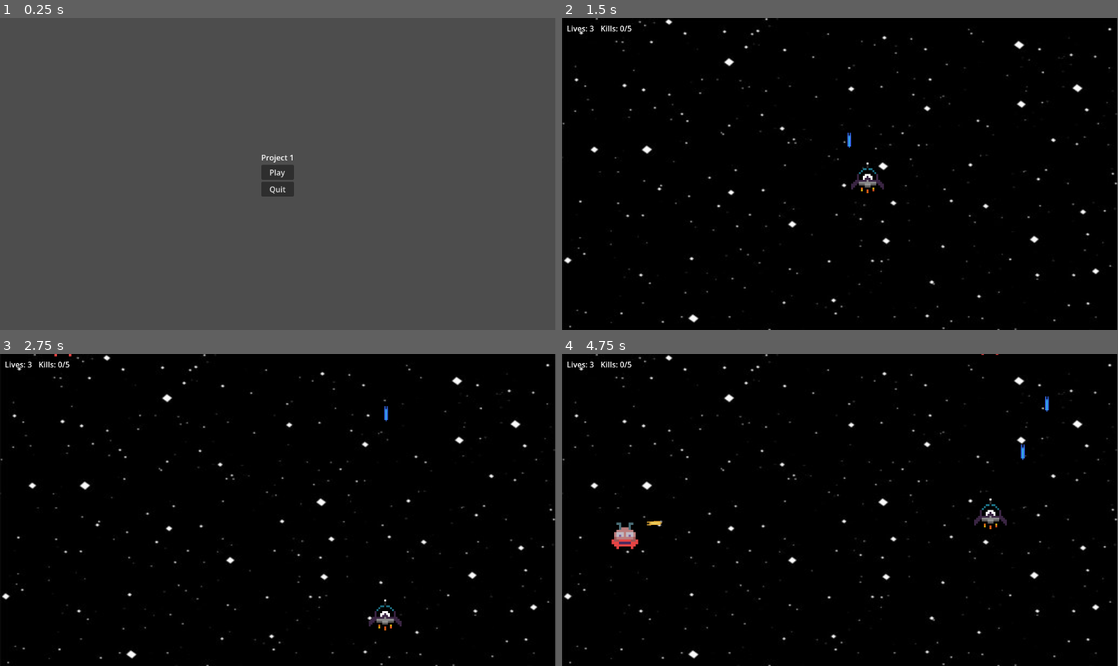
Above: before the commit, frames 1-4 (two rows, left to right).
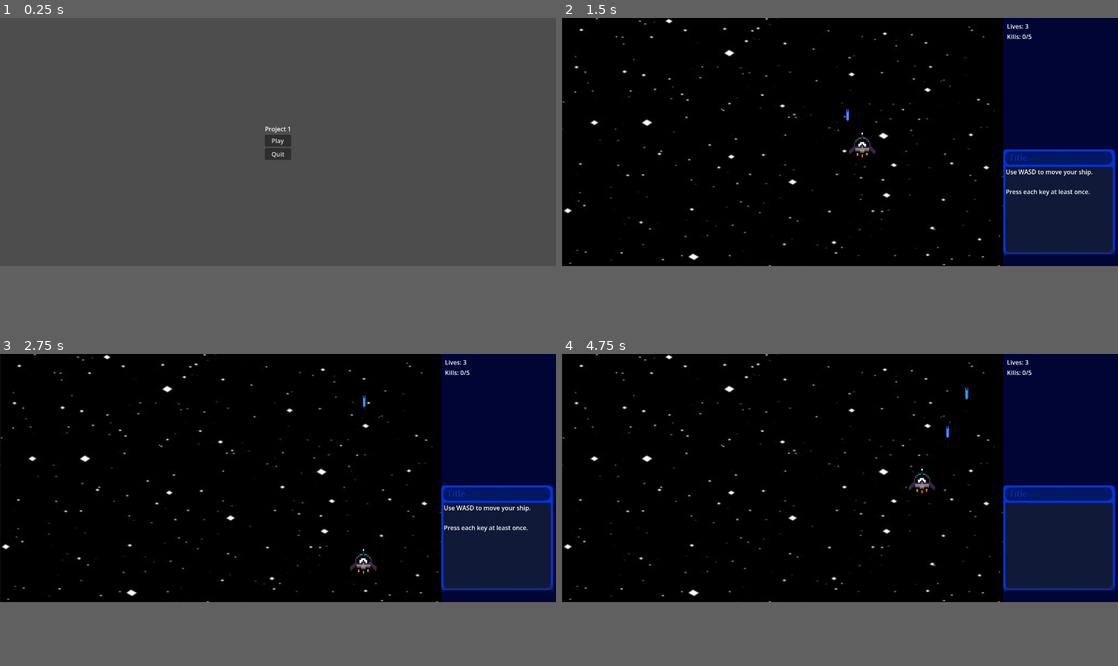
Above: after the commit, the same moments.

Repository: Infermannn/Point-of-No-Return
Game: Godot game, scene res://menu.tscn
Same seed, same stepped clock (60 frames per second), same inputs: the game is played once before the commit and once after it.
Inputs:
- Up to frame 1 (0.25 s): no input
- Up to frame 2 (1.5 s): click "Play" at 0.5 s; tap Z at 1.25 s; hold D from 1.28 s (still down); hold Z from 1.28 s (still down); tap Space (shoot, bound only after the commit) at 1.35 s
- Up to frame 3 (2.75 s): tap Enter (ui_accept) at 1.52, 2.27 s; release D at 2.03 s; release Z at 2.03 s; hold S from 2.03 s (still down); tap Z at 2.1 s; tap Space (shoot, bound only after the commit) at 2.3 s
- Up to frame 4 (4.75 s): release S at 2.78 s; hold D 2.78-3.53 s; hold Z 2.78-3.53 s; tap Space (shoot, bound only after the commit) at 2.85, 3.8, 4.35 s; hold W 3.53-4.28 s; tap Z at 3.6 s; tap Enter (ui_accept) at 3.77, 4.52 s; hold A from 4.28 s (still down); hold Z from 4.28 s (still down)
In our replay, the window is 799x449 before the commit and 800x357 after it. These sizes can differ from the game's own. Grey fills any space a smaller window leaves; there, only what the larger window draws over its background counts as a difference.

The runs differ from the first frame. In frame 1, 0.9% of the frame differs, in the area x 47-53%, y 34-58%; in frame 2, 19%; in frame 3, 19%; in frame 4, 19%, in the area x 0-100%, y 0-100%.

Commit message:
added tutorial, HUD, changed enemy movement, colisions with enemies

Diff:
--- a/enemy.tscn
+++ b/enemy.tscn
@@ -5,7 +5,8 @@
 
 [sub_resource type="RectangleShape2D" id="RectangleShape2D_4gyqm"]
 
-[node name="Enemy" type="Area2D" unique_id=1919326434]
+[node name="Enemy" type="Area2D" unique_id=1919326434 groups=["enemy"]]
+collision_layer = 4
 script = ExtResource("1_4gyqm")
 
 [node name="Sprite2D" type="Sprite2D" parent="." unique_id=1868867608]
--- /dev/null
+++ b/level1.tscn
@@ -0,0 +1,66 @@
+[gd_scene format=3 uid="uid://ctjn0nbgn4wkp"]
+
+[ext_resource type="Script" uid="uid://cktanxix855r2" path="res://scripts/world.gd" id="1_v38iq"]
+[ext_resource type="Texture2D" uid="uid://rp7fgxat4jbd" path="res://space2.jpg" id="2_v8kj3"]
+[ext_resource type="Script" uid="uid://d3orxh3y5biky" path="res://scripts/background.gd" id="3_crycw"]
+[ext_resource type="PackedScene" uid="uid://df73ww2y0343v" path="res://player.tscn" id="4_i2041"]
+[ext_resource type="Script" uid="uid://dfbyyofu1o2m3" path="res://scripts/tutorial.gd" id="5_v8kj3"]
+[ext_resource type="Texture2D" uid="uid://c5q4fo438v8ov" path="res://dialogwindowv2.png" id="6_crycw"]
+
+[node name="level1" type="Node2D" unique_id=1221982499 groups=["world"]]
+script = ExtResource("1_v38iq")
+
+[node name="Background" type="Sprite2D" parent="." unique_id=1582539085]
+texture = ExtResource("2_v8kj3")
+script = ExtResource("3_crycw")
+
+[node name="Player" parent="." unique_id=1975230303 instance=ExtResource("4_i2041")]
+
+[node name="HUDPanel" type="ColorRect" parent="." unique_id=1778131552]
+offset_left = 1152.0
+offset_right = 1452.0
+offset_bottom = 648.0
+color = Color(0.0002861313, 0.021553757, 0.2125366, 1)
+
+[node name="VBoxContainer" type="VBoxContainer" parent="HUDPanel" unique_id=1744388983]
+layout_mode = 0
+offset_left = 10.0
+offset_top = 10.0
+offset_right = 50.0
+offset_bottom = 50.0
+
+[node name="LivesLabel" type="Label" parent="HUDPanel/VBoxContainer" unique_id=31265183 groups=["lives_label"]]
+layout_mode = 2
+text = "Lives: 3"
+
+[node name="KillsLabel" type="Label" parent="HUDPanel/VBoxContainer" unique_id=661665204 groups=["kills_label"]]
+layout_mode = 2
+text = "Kills: 0/5"
+
+[node name="TextureRect" type="TextureRect" parent="HUDPanel" unique_id=1932503739]
+layout_mode = 1
+anchors_preset = 2
+anchor_top = 1.0
+anchor_bottom = 1.0
+offset_top = -305.0
+offset_right = 324.0
+grow_vertical = 0
+scale = Vector2(0.9, 0.9)
+texture = ExtResource("6_crycw")
+
+[node name="Panel" type="Panel" parent="HUDPanel" unique_id=1541664211]
+layout_mode = 0
+offset_left = 7.0
+offset_top = 390.0
+offset_right = 287.0
+offset_bottom = 614.0
+
+[node name="Label" type="Label" parent="HUDPanel/Panel" unique_id=2053368737]
+layout_mode = 1
+anchors_preset = 15
+anchor_right = 1.0
+anchor_bottom = 1.0
+grow_horizontal = 2
+grow_vertical = 2
+autowrap_mode = 2
+script = ExtResource("5_v8kj3")
--- a/player.tscn
+++ b/player.tscn
@@ -6,7 +6,7 @@
 [sub_resource type="RectangleShape2D" id="RectangleShape2D_onrkg"]
 
 [node name="Player" type="Area2D" unique_id=1102285899]
-collision_mask = 2
+collision_mask = 6
 script = ExtResource("1_4flbx")
 
 [node name="Sprite2D" type="Sprite2D" parent="." unique_id=2130151358 groups=["player"]]
--- a/project.godot
+++ b/project.godot
@@ -15,6 +15,18 @@
 config/features=PackedStringArray("4.6", "Forward Plus")
 config/icon="res://icon.svg"
 
+[display]
+
+window/size/viewport_width=1452
+
+[input]
+
+shoot={
+"deadzone": 0.2,
+"events": [Object(InputEventKey,"resource_local_to_scene":false,"resource_name":"","device":-1,"window_id":0,"alt_pressed":false,"shift_pressed":false,"ctrl_pressed":false,"meta_pressed":false,"pressed":false,"keycode":0,"physical_keycode":32,"key_label":0,"unicode":32,"location":0,"echo":false,"script":null)
+]
+}
+
 [physics]
 
 3d/physics_engine="Jolt Physics"
--- a/scripts/enemy.gd
+++ b/scripts/enemy.gd
@@ -1,33 +1,44 @@
-extends Node2D
+extends Area2D
 
-var speed = 200
+var speed = 100
+var reached_position = false
+var move_direction = 1
+var move_range = 100
+var start_x = 0
+
 var bullet_scene = preload("res://enemy_bullet.tscn")
 var shoot_timer = 0
 var shoot_interval = 2.0
 
+func _ready():
+	connect("area_entered", _on_area_entered)
+
 func _process(delta):
-	position.y += speed * delta
+	if not reached_position:
+		position.y += speed * delta
+		if position.y >= 300:
+			reached_position = true
+			start_x = position.x
+	else:
+		position.x += move_direction * speed * delta
+		if position.x > start_x + move_range:
+			move_direction = -1
+		if position.x < start_x - move_range:
+			move_direction = 1
 
 	shoot_timer += delta
 	if shoot_timer >= shoot_interval:
 		shoot_timer = 0
 		shoot()
 
-	if position.y > 750:
-		queue_free()
-
 func shoot():
 	var player = get_tree().get_first_node_in_group("player")
 	if player == null:
 		return
-
 	var bullet = bullet_scene.instantiate()
 	bullet.position = global_position
 	bullet.direction = (player.global_position - global_position).normalized()
 	get_parent().add_child(bullet)
-
-func _ready():
-	connect("area_entered", _on_area_entered)
 
 func _on_area_entered(area):
 	if area.is_in_group("player_bullet"):
--- a/scripts/game_over.gd
+++ b/scripts/game_over.gd
@@ -1,7 +1,7 @@
 extends Control
 
 func _on_try_again_pressed():
-	get_tree().change_scene_to_file("res://world.tscn")
+	get_tree().change_scene_to_file("res://level1.tscn")
 
 func _on_main_menu_button_pressed():
 	get_tree().change_scene_to_file("res://menu.tscn")
--- a/scripts/menu.gd
+++ b/scripts/menu.gd
@@ -1,7 +1,7 @@
 extends Control
 
 func _on_play_button_pressed():
-	get_tree().change_scene_to_file("res://world.tscn")
+	get_tree().change_scene_to_file("res://level1.tscn")
 
 func _on_quit_button_pressed():
 	get_tree().quit()
--- a/scripts/player.gd
+++ b/scripts/player.gd
@@ -5,6 +5,8 @@
 var bullet_scene = preload("res://bullet.tscn")
 
 var speed = 300
+
+var invincible = false
 
 func _ready():
 	var screen = get_viewport_rect().size
@@ -15,12 +17,10 @@
 func _on_area_entered(area):
 	if area.is_in_group("enemy_bullet"):
 		area.queue_free()
-		lives -= 1
-		var label = get_tree().get_first_node_in_group("lives_label")
-		if label:
-			label.text = "Lives: " + str(lives)
-		if lives <= 0:
-			get_tree().change_scene_to_file("res://game_over.tscn")
+		take_damage()
+	if area.is_in_group("enemy"):
+		area.queue_free()
+		take_damage()
 
 func _process(delta):
 	var direction = Vector2.ZERO
@@ -44,5 +44,19 @@
 
 	position += direction * speed * delta
 	var screen = get_viewport_rect().size
-	position.x = clamp(position.x, 80, screen.x - 75)
+	position.x = clamp(position.x, 80, 1152 - 75)
 	position.y = clamp(position.y, 55, screen.y - 85)
+
+func take_damage():
+	if invincible:
+		return
+	invincible = true
+	lives -= 1
+	if lives <= 0:
+		get_tree().change_scene_to_file("res://game_over.tscn")
+		return
+	var label = get_tree().get_first_node_in_group("lives_label")
+	if label != null:
+		label.text = "Lives: " + str(lives)
+	await get_tree().create_timer(1.0).timeout
+	invincible = false
--- /dev/null
+++ b/scripts/tutorial.gd
@@ -0,0 +1,56 @@
+extends Control
+
+var messages = [
+	{"text": "Welcome, pilot! \n\nEarth is under threat.\n\nPress Z to continue.", "type": "enter"},
+	{"text": "Use WASD to move your ship.\n\nPress each key at least once.", "type": "wasd"},
+	{"text": "Press SPACE to shoot.\n\nTry firing your weapons!", "type": "shoot"},
+	{"text": "Well done! \n\nDestroy all enemies to protect the planet!\n\nPress Z to begin.", "type": "enter"}
+]
+
+var current = 0
+var pressed_keys = {}
+
+func _ready():
+	show_message()
+
+var finished = false
+
+func show_message():
+	get_tree().get_first_node_in_group("world").get_node("HUDPanel/Panel/Label").text = messages[current]["text"]
+	pressed_keys = {}
+
+func _process(_delta):
+	if finished:
+		return
+
+	var msg = messages[current]
+
+	if msg["type"] == "enter":
+		if Input.is_key_pressed(KEY_Z):
+			next_message()
+
+	elif msg["type"] == "wasd":
+		if Input.is_key_pressed(KEY_W): pressed_keys["w"] = true
+		if Input.is_key_pressed(KEY_A): pressed_keys["a"] = true
+		if Input.is_key_pressed(KEY_S): pressed_keys["s"] = true
+		if Input.is_key_pressed(KEY_D): pressed_keys["d"] = true
+		if pressed_keys.size() >= 4:
+			next_message()
+
+	elif msg["type"] == "shoot":
+		if Input.is_key_pressed(KEY_SPACE):
+			pressed_keys["shoot"] = true
+		if pressed_keys.has("shoot"):
+			next_message()
+
+func next_message():
+	current += 1
+	if current >= messages.size():
+		finish_tutorial()
+	else:
+		show_message()
+
+func finish_tutorial():
+	finished = true
+	hide()
+	get_tree().get_first_node_in_group("world").start_game()
--- a/scripts/victory.gd
+++ b/scripts/victory.gd
@@ -1,7 +1,7 @@
 extends Control
 
 func _on_try_again_pressed():
-	get_tree().change_scene_to_file("res://world.tscn")
+	get_tree().change_scene_to_file("res://level1.tscn")
 
 func _on_main_menu_pressed():
 	get_tree().change_scene_to_file("res://menu.tscn")
--- a/scripts/world.gd
+++ b/scripts/world.gd
@@ -1,4 +1,6 @@
 extends Node2D
+
+var game_started = false
 
 var enemy_scene = preload("res://enemy.tscn")
 var spawn_timer = 0
@@ -7,8 +9,10 @@
 var enemies_to_win = 5
 
 func _process(delta):
+	if not game_started:
+		return
+
 	spawn_timer += delta
-
 	if spawn_timer >= spawn_interval:
 		spawn_timer = 0
 		spawn_enemy()
@@ -16,9 +20,12 @@
 func spawn_enemy():
 	var enemy = enemy_scene.instantiate()
 	var screen = get_viewport_rect().size
-	enemy.position.x = randf_range(50, screen.x - 50)
+	enemy.position.x = randf_range(50, 1152 - 50)
 	enemy.position.y = -50
 	add_child(enemy)
+
+func start_game():
+	game_started = true
 
 func enemy_killed():
 	enemies_killed += 1
--- a/world.tscn
+++ /dev/null
@@ -1,29 +0,0 @@
-[gd_scene format=3 uid="uid://ctjn0nbgn4wkp"]
-
-[ext_resource type="Script" uid="uid://cktanxix855r2" path="res://scripts/world.gd" id="1_aqk2v"]
-[ext_resource type="PackedScene" uid="uid://df73ww2y0343v" path="res://player.tscn" id="1_f3sb7"]
-[ext_resource type="Texture2D" uid="uid://rp7fgxat4jbd" path="res://space2.jpg" id="1_fj7yv"]
-[ext_resource type="Script" uid="uid://d3orxh3y5biky" path="res://scripts/background.gd" id="2_tlwt5"]
-
-[node name="World" type="Node2D" unique_id=1221982499 groups=["world"]]
-script = ExtResource("1_aqk2v")
-
-[node name="Background" type="Sprite2D" parent="." unique_id=1582539085]
-texture = ExtResource("1_fj7yv")
-script = ExtResource("2_tlwt5")
-
-[node name="Player" parent="." unique_id=1975230303 instance=ExtResource("1_f3sb7")]
-
-[node name="LivesLabel" type="Label" parent="." unique_id=31265183 groups=["lives_label"]]
-offset_left = 10.0
-offset_top = 10.0
-offset_right = 67.0
-offset_bottom = 33.0
-text = "Lives: 3"
-
-[node name="KillsLabel" type="Label" parent="." unique_id=661665204 groups=["kills_label"]]
-offset_left = 80.0
-offset_top = 10.0
-offset_right = 130.0
-offset_bottom = 33.0
-text = "Kills: 0/5"
Binary file added: dialogwindow.png
Not shown, added: dialogwindow.png.import
Binary file added: dialogwindowv2.png
Not shown, added: dialogwindowv2.png.import
Not shown, added: scripts/tutorial.gd.uid
